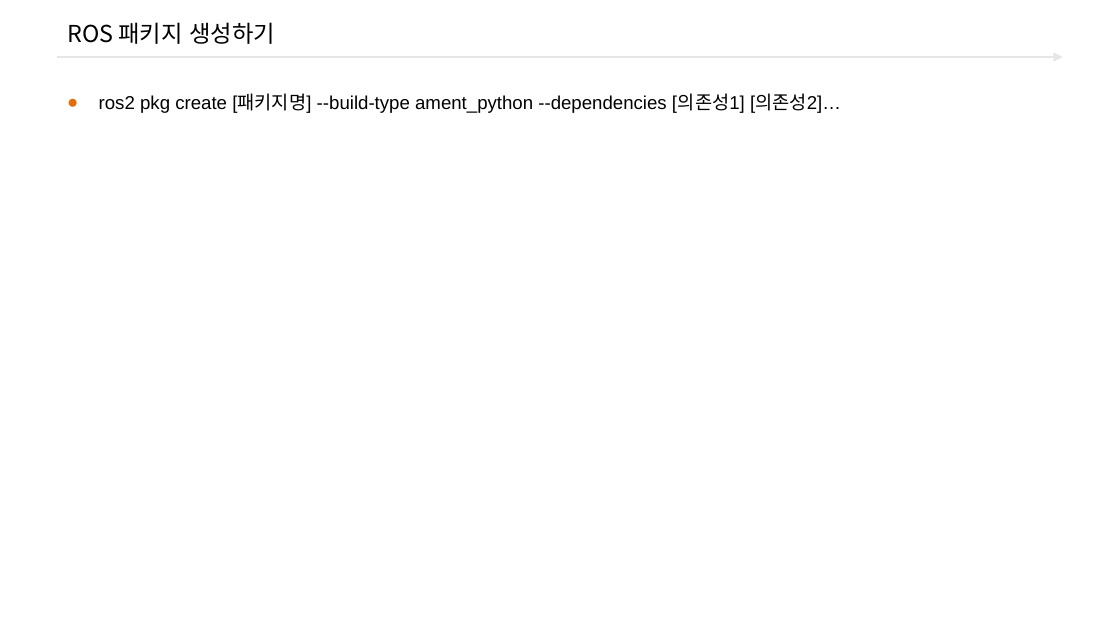
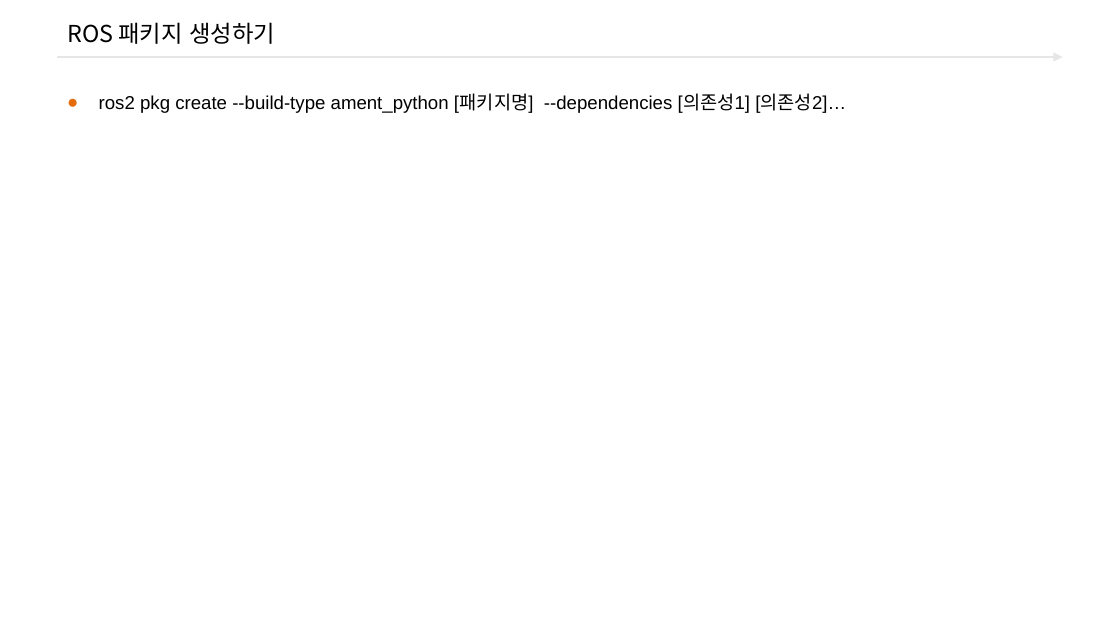
Before and after one commit to freshmea/ict_robot_dajung, a slide deck: slide 8 of pdf_ppt/3. ROS2/교안_ROS2 터틀봇_바인드소프트_2일차교욱.pptx. Drawn at 1120x630 pixels with LibreOffice and Linux fonts; fonts in the diff are those of the drawing; background and template pictures are left out. Boxes give left, top, right and bottom in pixels: in the first picture for what was removed or moved away, otherwise in the second. Text is boxed around its words. In the diff, an @@ line names an element or a change of style, - is before the commit and + after.

```diff
--- a/pdf_ppt/3. ROS2/교안_ROS2 터틀봇_바인드소프트_2일차교욱.pptx
+++ b/pdf_ppt/3. ROS2/교안_ROS2 터틀봇_바인드소프트_2일차교욱.pptx
@@ text at box(99, 95, 846, 113): text changed @@
-● ros2 pkg create [패키지명] --build-type ament_python --dependencies [의존성1] [의존성2]…
+● ros2 pkg create --build-type ament_python [패키지명] --dependencies [의존성1] [의존성2]…
```
Also in this commit, not shown: 1 other slide changed, 1 other file.
